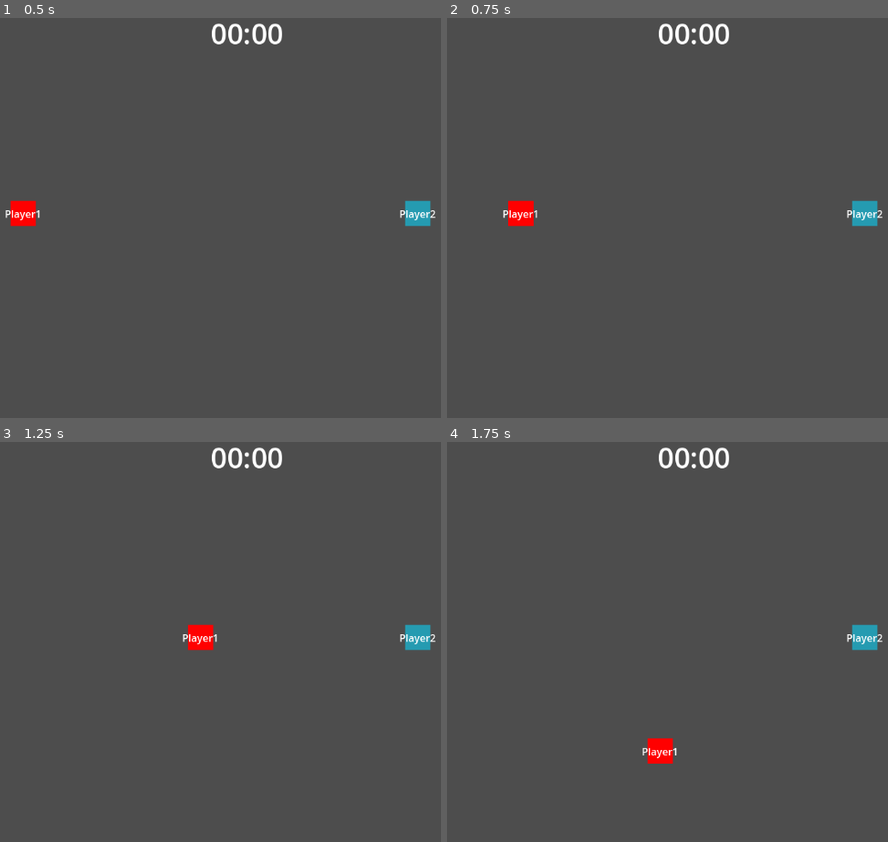
Above: before the commit, frames 1-4 (two rows, left to right).
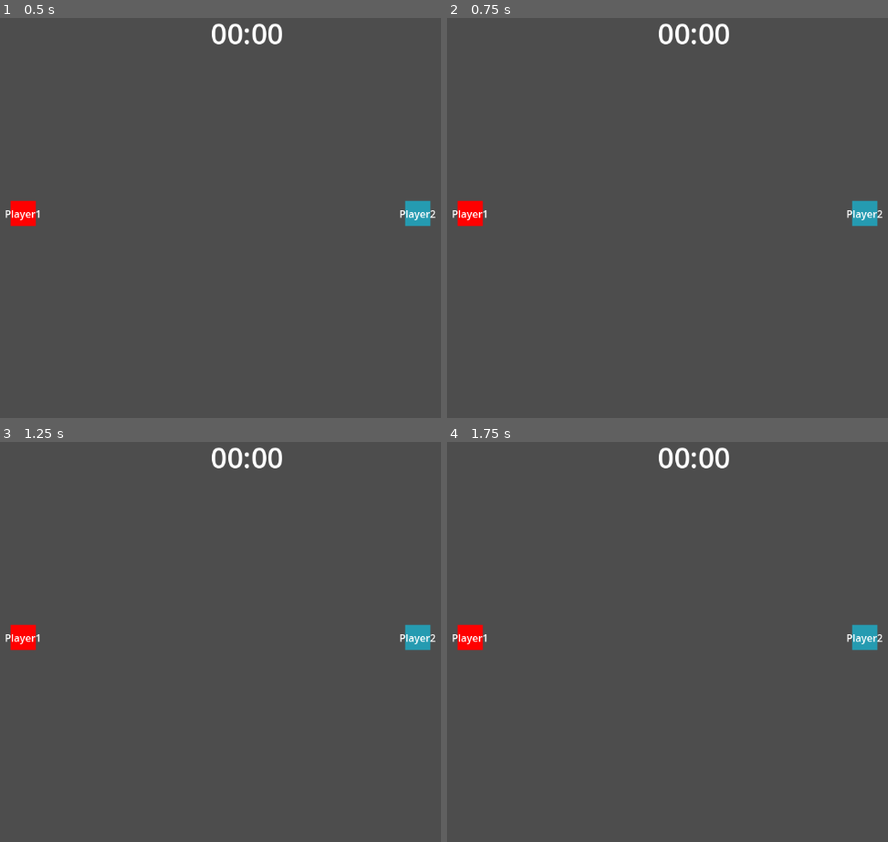
Above: after the commit, the same moments.

Repository: malceore/multiplayer_playground
Game: Godot game, scene res://scenes/levels/test_arena.tscn
Same seed, same stepped clock (60 frames per second), same inputs: the game is played once before the commit and once after it.
Inputs:
- Up to frame 1 (0.5 s): no input
- Up to frame 2 (0.75 s): tap Enter at 0.5 s; hold D (right, bound only before the commit) from 0.53 s (still down)
- Up to frame 3 (1.25 s): keep holding D (right, bound only before the commit)
- Up to frame 4 (1.75 s): release D (right, bound only before the commit) at 1.28 s; hold S (down, bound only before the commit) from 1.28 s (still down)

Frame 1 is identical in both runs. In frame 2, 0.8% of the frame differs, in the area x 1-21%, y 45-53%; in frame 3, 0.8%; in frame 4, 0.8%.

Commit message:
Added Timer Text

Diff:
--- a/project.godot
+++ b/project.godot
@@ -10,50 +10,7 @@
 
 [application]
 
-config/name="multiplayer_playground"
+config/name="Multiplayer Playground"
 run/main_scene="res://scenes/levels/test_arena.tscn"
 config/features=PackedStringArray("4.2", "Forward Plus")
 config/icon="res://icon.svg"
-
-[input]
-
-left={
-"deadzone": 0.5,
-"events": [Object(InputEventKey,"resource_local_to_scene":false,"resource_name":"","device":-1,"window_id":0,"alt_pressed":false,"shift_pressed":false,"ctrl_pressed":false,"meta_pressed":false,"pressed":false,"keycode":0,"physical_keycode":65,"key_label":0,"unicode":97,"echo":false,"script":null)
-]
-}
-right={
-"deadzone": 0.5,
-"events": [Object(InputEventKey,"resource_local_to_scene":false,"resource_name":"","device":-1,"window_id":0,"alt_pressed":false,"shift_pressed":false,"ctrl_pressed":false,"meta_pressed":false,"pressed":false,"keycode":0,"physical_keycode":68,"key_label":0,"unicode":100,"echo":false,"script":null)
-]
-}
-up={
-"deadzone": 0.5,
-"events": [Object(InputEventKey,"resource_local_to_scene":false,"resource_name":"","device":-1,"window_id":0,"alt_pressed":false,"shift_pressed":false,"ctrl_pressed":false,"meta_pressed":false,"pressed":false,"keycode":0,"physical_keycode":87,"key_label":0,"unicode":119,"echo":false,"script":null)
-]
-}
-down={
-"deadzone": 0.5,
-"events": [Object(InputEventKey,"resource_local_to_scene":false,"resource_name":"","device":-1,"window_id":0,"alt_pressed":false,"shift_pressed":false,"ctrl_pressed":false,"meta_pressed":false,"pressed":false,"keycode":0,"physical_keycode":83,"key_label":0,"unicode":115,"echo":false,"script":null)
-]
-}
-arrow_L={
-"deadzone": 0.5,
-"events": [Object(InputEventKey,"resource_local_to_scene":false,"resource_name":"","device":-1,"window_id":0,"alt_pressed":false,"shift_pressed":false,"ctrl_pressed":false,"meta_pressed":false,"pressed":false,"keycode":0,"physical_keycode":4194319,"key_label":0,"unicode":0,"echo":false,"script":null)
-]
-}
-arrow_R={
-"deadzone": 0.5,
-"events": [Object(InputEventKey,"resource_local_to_scene":false,"resource_name":"","device":-1,"window_id":0,"alt_pressed":false,"shift_pressed":false,"ctrl_pressed":false,"meta_pressed":false,"pressed":false,"keycode":0,"physical_keycode":4194321,"key_label":0,"unicode":0,"echo":false,"script":null)
-]
-}
-arrow_U={
-"deadzone": 0.5,
-"events": [Object(InputEventKey,"resource_local_to_scene":false,"resource_name":"","device":-1,"window_id":0,"alt_pressed":false,"shift_pressed":false,"ctrl_pressed":false,"meta_pressed":false,"pressed":false,"keycode":0,"physical_keycode":4194320,"key_label":0,"unicode":0,"echo":false,"script":null)
-]
-}
-arrow_D={
-"deadzone": 0.5,
-"events": [Object(InputEventKey,"resource_local_to_scene":false,"resource_name":"","device":-1,"window_id":0,"alt_pressed":false,"shift_pressed":false,"ctrl_pressed":false,"meta_pressed":false,"pressed":false,"keycode":0,"physical_keycode":4194322,"key_label":0,"unicode":0,"echo":false,"script":null)
-]
-}
--- a/scenes/timer/timer.tscn
+++ b/scenes/timer/timer.tscn
@@ -1,8 +1,13 @@
-[gd_scene format=3 uid="uid://hey2wphj6kdt"]
+[gd_scene load_steps=2 format=3 uid="uid://hey2wphj6kdt"]
+
+[ext_resource type="Script" path="res://scenes/timer/timer.gd" id="1_dc4p2"]
 
 [node name="Timer" type="Node2D"]
+script = ExtResource("1_dc4p2")
 
 [node name="Timer" type="Timer" parent="."]
+wait_time = 30.0
+autostart = true
 
 [node name="Label" type="RichTextLabel" parent="."]
 anchors_preset = 8
